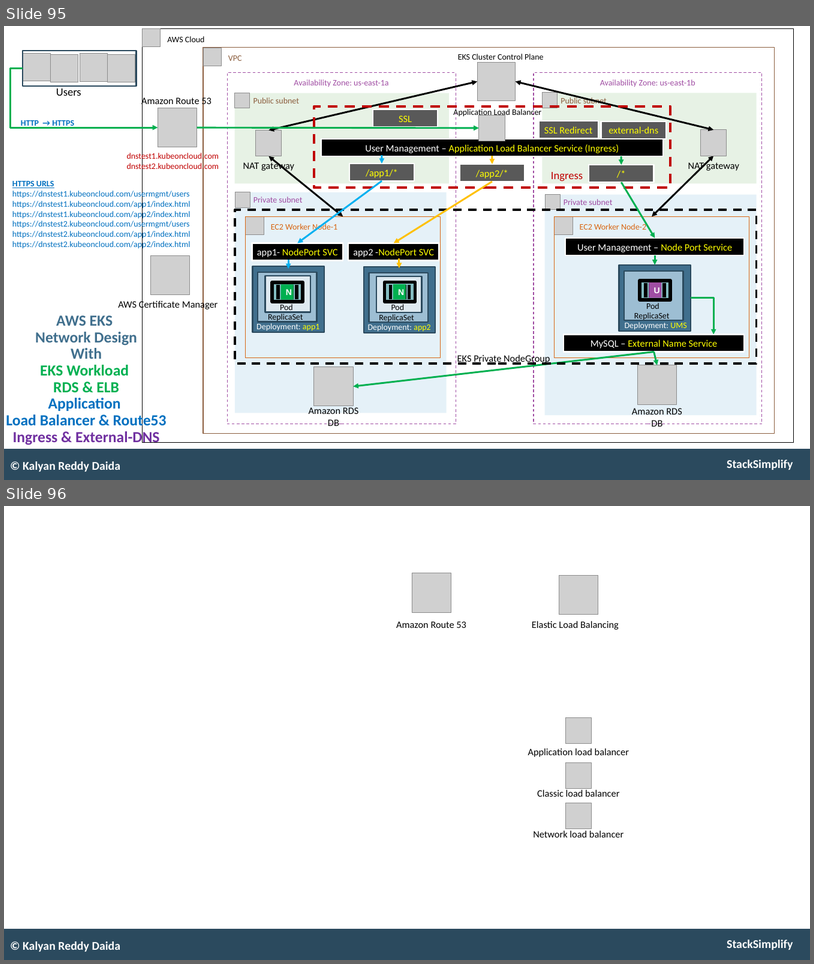
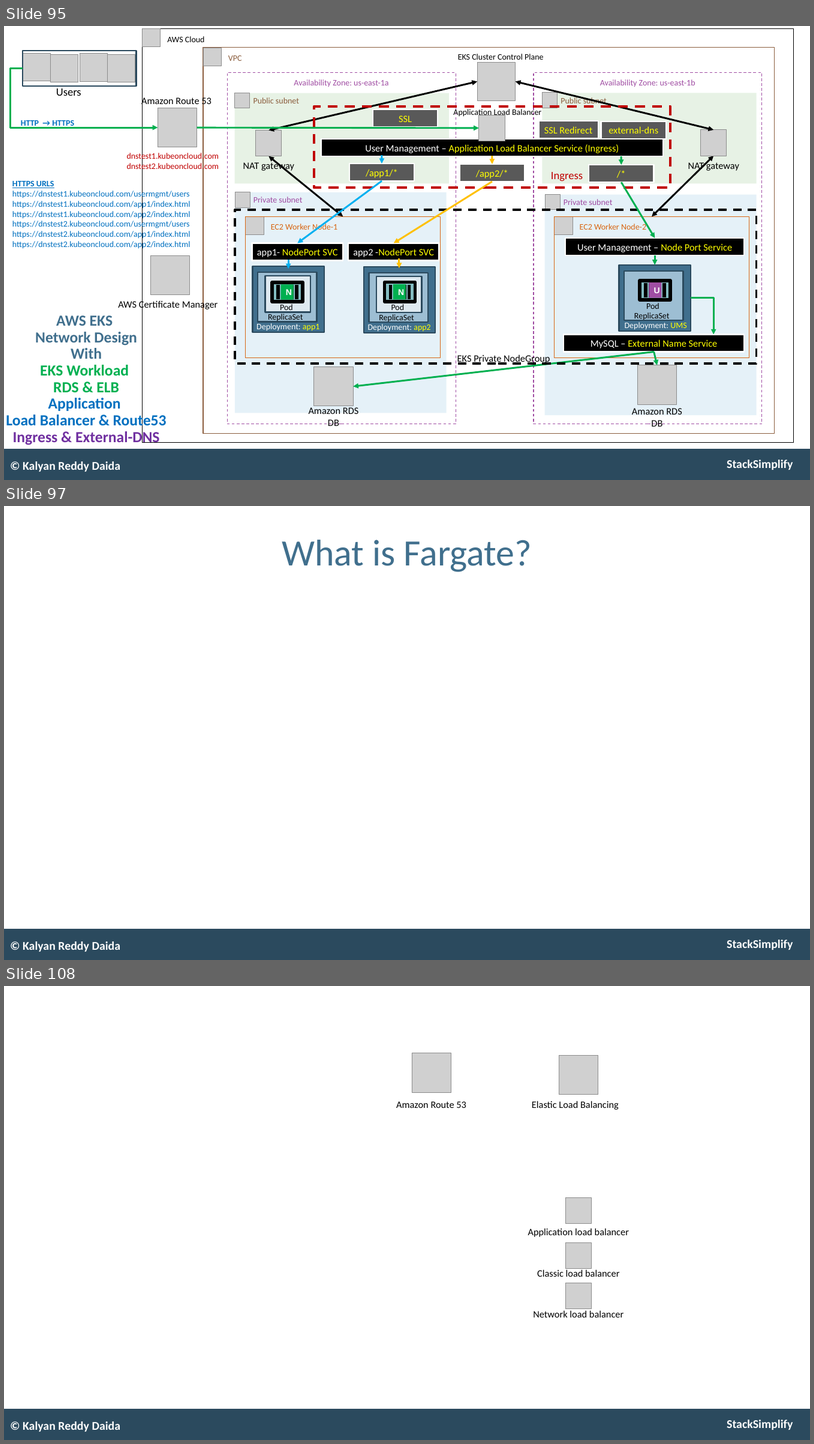
Before and after one commit to talvionyx/aws-eks-kubernetes-masterclass, a slide deck: presentation/AWS-Fargate-and-EKS-Masterclass.pptx. Shown one above the other, each under a label of ours: slides 95 and 96 before the commit, slides 95, 97 and 108 after it; the slides between them are not shown. The pictures are 814x964 and 814x1444 pixels, drawn with LibreOffice and Linux fonts; fonts in the diff are those of the drawing; grey boxes stand for pictures. Boxes give left, top, right and bottom in pixels: in the first picture for what was removed or moved away, otherwise in the second. Text is boxed around its words. In the diff, an @@ line names an element or a change of style, - is before the commit and + after.

```diff
--- a/presentation/AWS-Fargate-and-EKS-Masterclass.pptx
+++ b/presentation/AWS-Fargate-and-EKS-Masterclass.pptx
@@ slide 97 added at (x1=4, y1=506, x2=810, y2=960), background #FFFFFF; not listed: 2 template elements that a slide beside it also shows @@
@@ title added at (x1=282, y1=540, x2=533, y2=572), 53 pt, text #406F8D @@
+What is Fargate?
@@ text added at (x1=23, y1=941, x2=121, y2=951), 17 pt, text #FFFFFF, bold @@
+© Kalyan Reddy Daida
@@ what was slide 96 is now slide 108 @@
```
Also in this commit, not shown: 1 slide changed, 11 other slides added, 30 other files.
